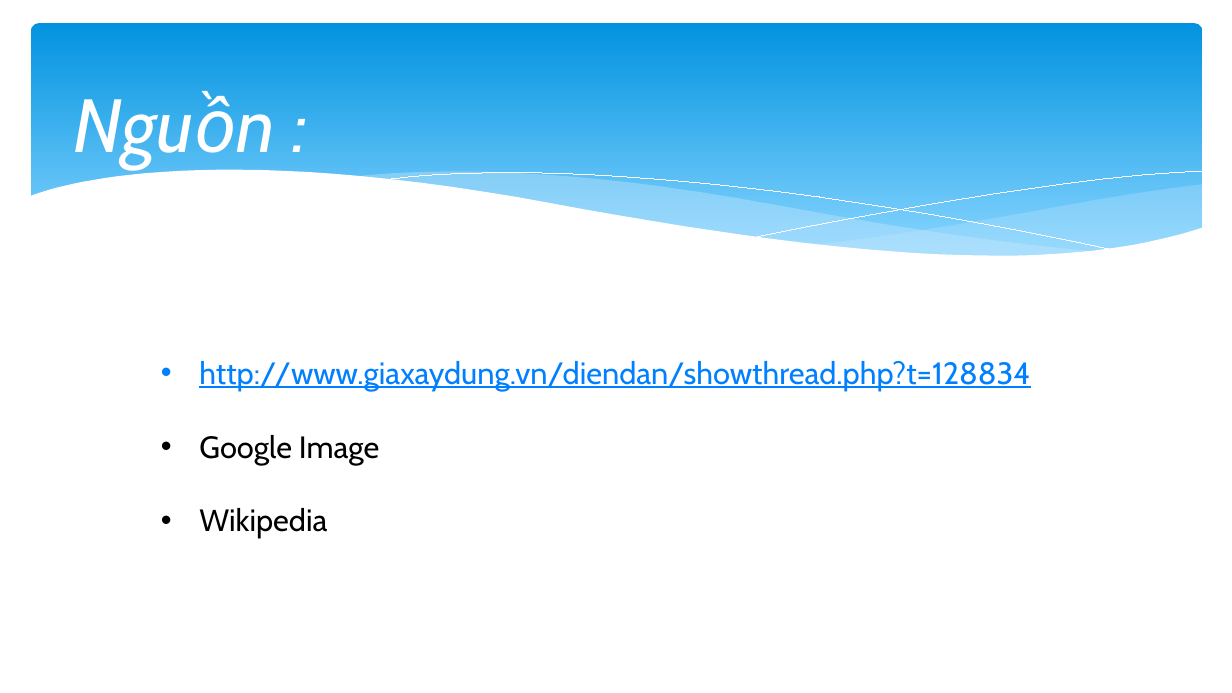
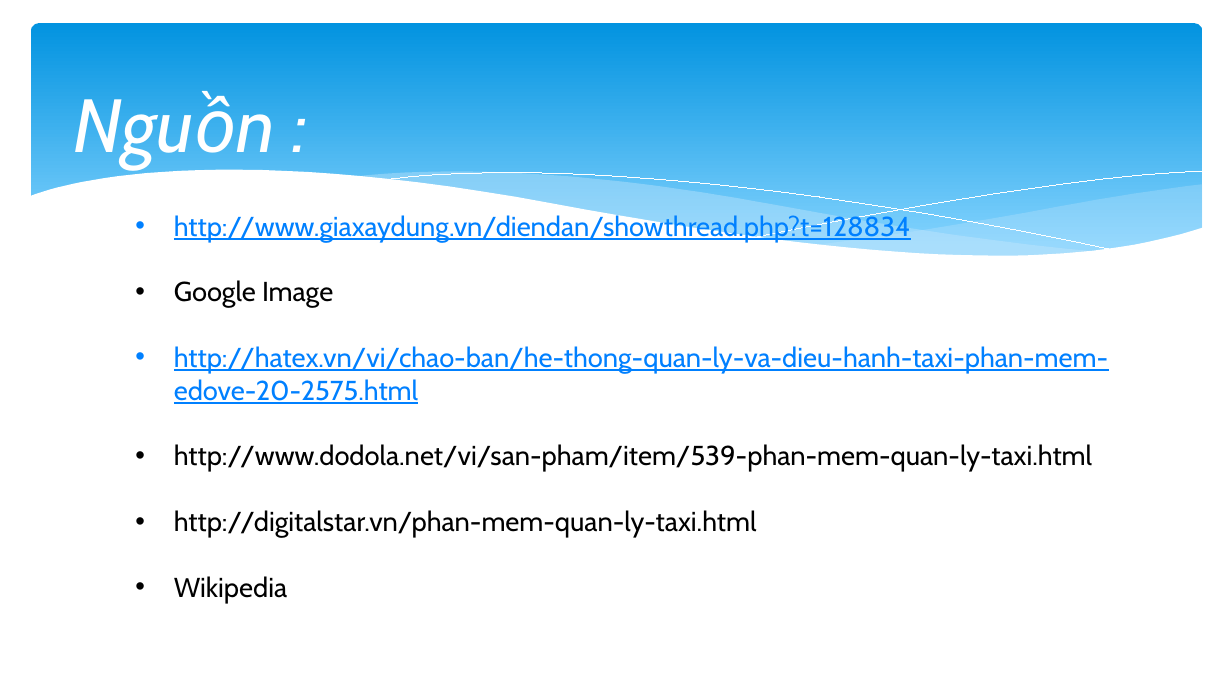
Before and after one commit to quoctrungdh/TaxiApp, a slide deck: slide 29 of BaoCao.pptx (slide 22 before the commit). Drawn at 1232x693 pixels with LibreOffice and Linux fonts; fonts in the diff are those of the drawing. Boxes give left, top, right and bottom in pixels: in the first picture for what was removed or moved away, otherwise in the second. Text is boxed around its words. In the diff, an @@ line names an element or a change of style, - is before the commit and + after.

Commit message:
Update

```diff
--- a/BaoCao.pptx
+++ b/BaoCao.pptx
@@ text "http://www.giaxaydung.vn/diendan/showthread.php?t=128834" moved from (x1=199, y1=361, x2=1030, y2=538) to (x1=174, y1=213, x2=1108, y2=603) @@
@@ text at (x1=174, y1=213, x2=911, y2=603): size 18 to 16 pt in "http://www.giaxaydung.vn/diendan/showthread.php?t=128834", "Google Image", "Wikipedia" @@
@@ text at (x1=174, y1=346, x2=1108, y2=537): paragraphs added @@
+• http://hatex.vn/vi/chao-ban/he-thong-quan-ly-va-dieu-hanh-taxi-phan-mem-edove-20-2575.html
+• http://www.dodola.net/vi/san-pham/item/539-phan-mem-quan-ly-taxi.html
+• http://digitalstar.vn/phan-mem-quan-ly-taxi.html
```
Also in this commit, not shown: 9 other slides changed, 8 slides added, 1 slide removed.
